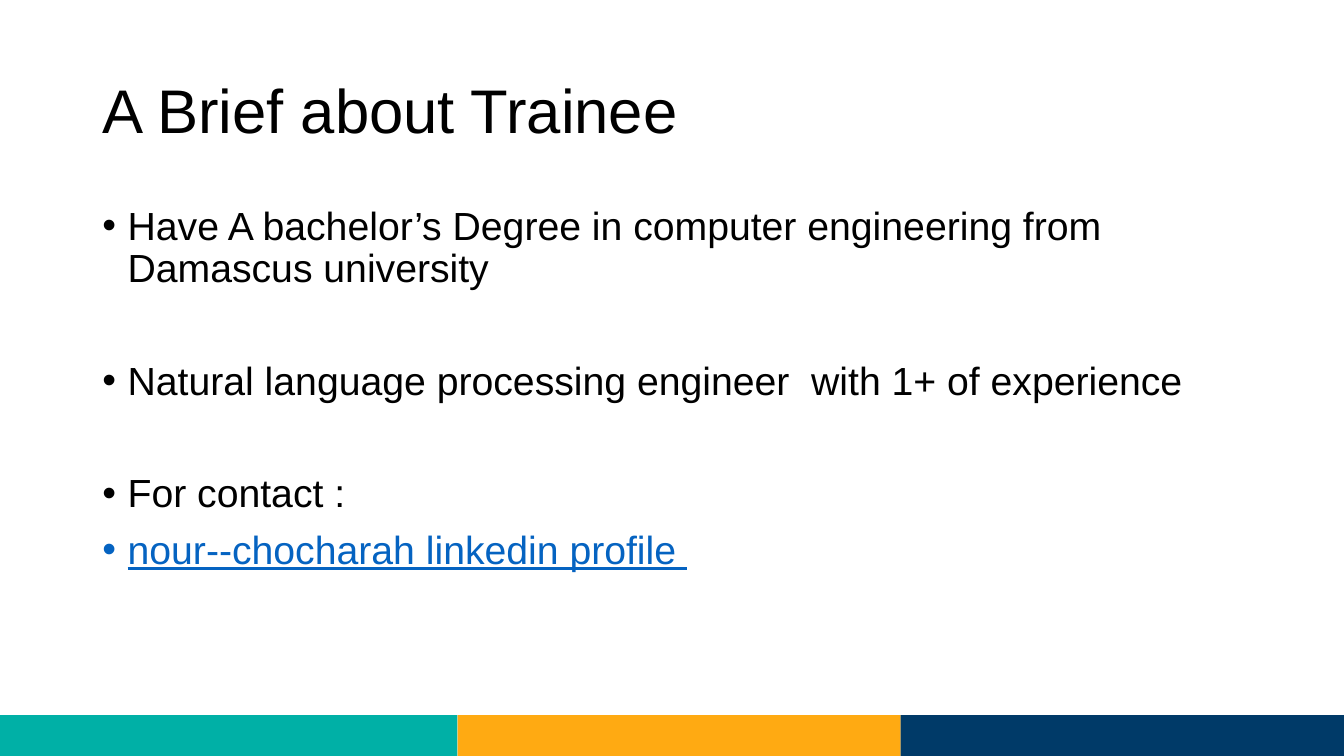
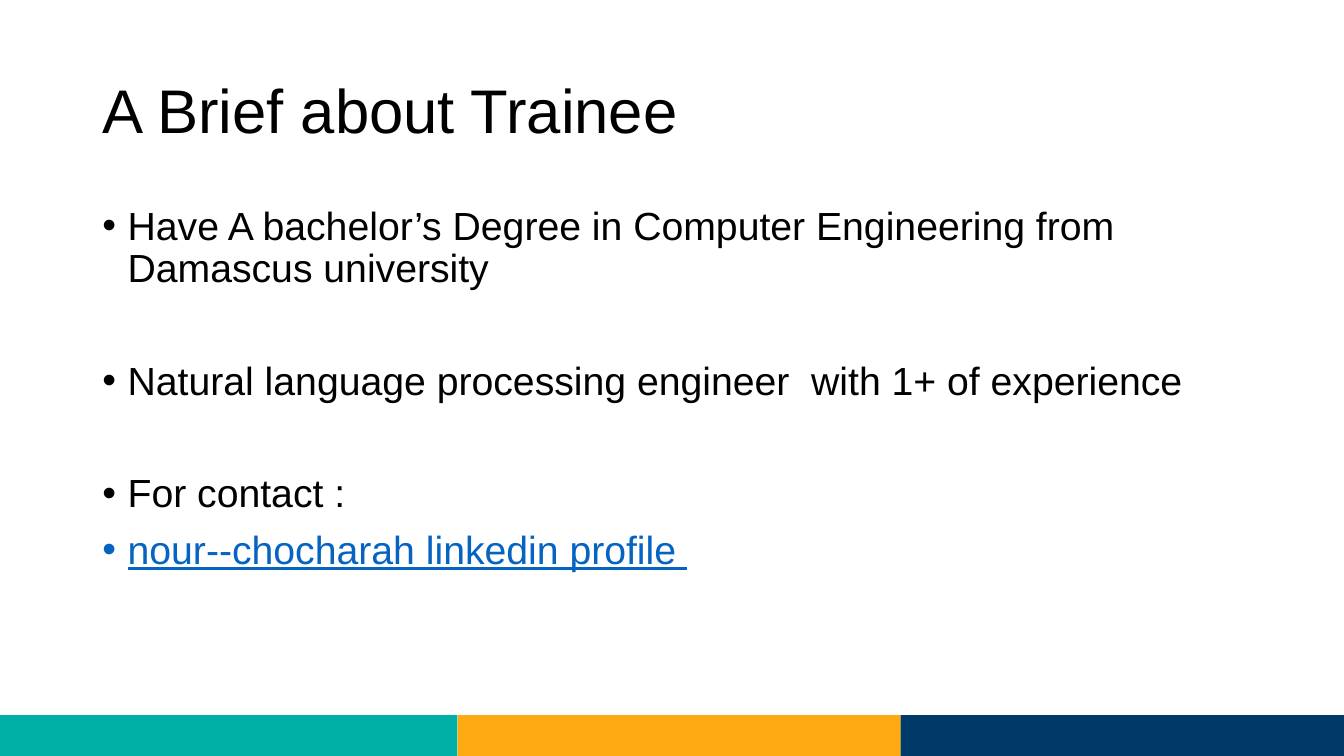
Before and after one commit to Nourshosharah/Chef_Recommendation_sys, a slide deck: slide 3 of Projects.pptx. Drawn at 1344x756 pixels with LibreOffice and Linux fonts; fonts in the diff are those of the drawing; background and template pictures are left out. Boxes give left, top, right and bottom in pixels: in the first picture for what was removed or moved away, otherwise in the second. Text is boxed around its words. In the diff, an @@ line names an element or a change of style, - is before the commit and + after.

```diff
--- a/Projects.pptx
+++ b/Projects.pptx
@@ text at (x1=128, y1=211, x2=1114, y2=290): text changed @@
-• Have A bachelor’s Degree in computer engineering from Damascus university
+• Have A bachelor’s Degree in Computer Engineering from Damascus university
```
Also in this commit, not shown: 4 other slides changed.
